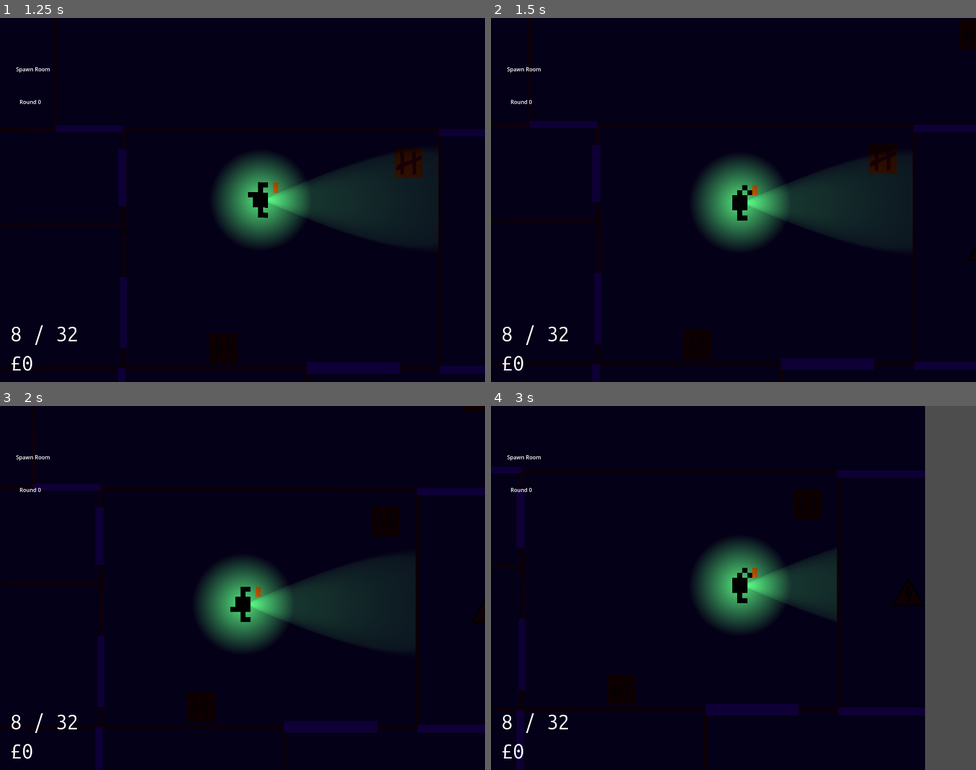
Above: before the commit, frames 1-4 (two rows, left to right).
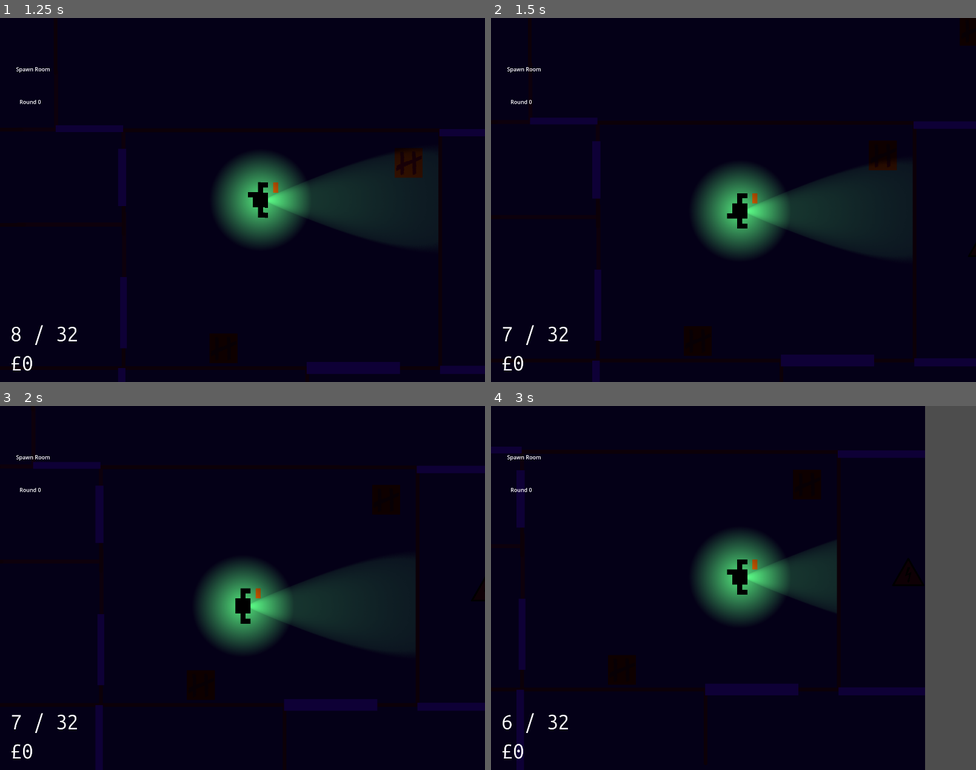
Above: after the commit, the same moments.

Repository: hamzuh/DoubleTap
Game: Godot game, scene res://basescene.tscn
The game is run twice, just before and just after one commit, with the same random seed, the same clock (stepped at 60 frames per second) and the same inputs.
Inputs (mouse positions are in pixels of both pictures, inside the frame that each line leads up to):
- Up to frame 1 (1.25 s): tap Enter (ui_accept) at 0.5, 0.77 s; move the mouse to (349, 181) at 0.52 s; hold Right (ui_right) from 0.53 s (still down); right-click (349, 181) at 0.6 s
- Up to frame 2 (1.5 s): move the mouse to (636, 218) at 1.27 s; release Right (ui_right) at 1.28 s; hold Down (ui_down) from 1.28 s (still down); click (636, 218) at 1.35 s
- Up to frame 3 (2 s): keep holding Down (ui_down); tap Enter (ui_accept) at 1.52 s
- Up to frame 4 (3 s): move the mouse to (782, 507) at 2.02 s; release Down (ui_down) at 2.03 s; hold Right (ui_right) 2.03-2.78 s; right-click (782, 507) at 2.1 s; move the mouse to (709, 660) at 2.77 s; hold Up (ui_up) from 2.78 s (still down); click (709, 660) at 2.85 s

Frame 1 is identical in both runs. In frame 2, 4.4% of the frame differs, in the area x 2-100%, y 27-97%; in frame 3, 3.4%; in frame 4, 6.5%, in the area x 0-90%, y 11-89%.

Commit message:
Changed the enemies spawned per round, added new icon.

Diff:
--- a/Scripts/basescene.gd
+++ b/Scripts/basescene.gd
@@ -6,7 +6,7 @@
 #var enemy = preload("res://Entities/followerenemy.tscn")
 # Max amount of enemies allowed on screen at once
 # Figure out how to hold spawning until there's space
-var max_enemies: int = 50
+var max_enemies: int = 40
 # Current round, increase zombie health / speed / amount on the map accordingly
 var round: int = 0
 # Enemies planned for this round
@@ -35,8 +35,8 @@
 
 func _on_enemy_enemy_dead(enemy_position) -> void:
 	# Random chance to spawn powerup
-	var spawn_chance = randi_range(0, 5)
-	if spawn_chance == 5:
+	var spawn_chance = randi_range(0, 7)
+	if spawn_chance == 7:
 		spawn_powerup(enemy_position)
 	await get_tree().process_frame
 	if enemies_to_spawn <= 0 and get_current_enemy_count() <= 0:
@@ -62,7 +62,7 @@
 	round += 1
 	if round == 3:
 		spawnTimer.wait_time = 1
-	enemies_to_spawn = 5 + (round * 2)
+	enemies_to_spawn = 5 + (round * 3)
 	round_start.emit(round)
 	spawnTimer.start()
 
--- a/project.godot
+++ b/project.godot
@@ -79,7 +79,6 @@
 "Light Attack"={
 "deadzone": 0.5,
 "events": [Object(InputEventJoypadButton,"resource_local_to_scene":false,"resource_name":"","device":-1,"button_index":2,"pressure":0.0,"pressed":true,"script":null)
-, Object(InputEventMouseButton,"resource_local_to_scene":false,"resource_name":"","device":-1,"window_id":0,"alt_pressed":false,"shift_pressed":false,"ctrl_pressed":false,"meta_pressed":false,"button_mask":0,"position":Vector2(0, 0),"global_position":Vector2(0, 0),"factor":1.0,"button_index":1,"canceled":false,"pressed":false,"double_click":false,"script":null)
 ]
 }
 "Heavy Attack"={
Binary file added: Art/Misc/akumasquare.png
Not shown, added: Art/Misc/akumasquare.png.import
Not shown, changed: readme.txt
